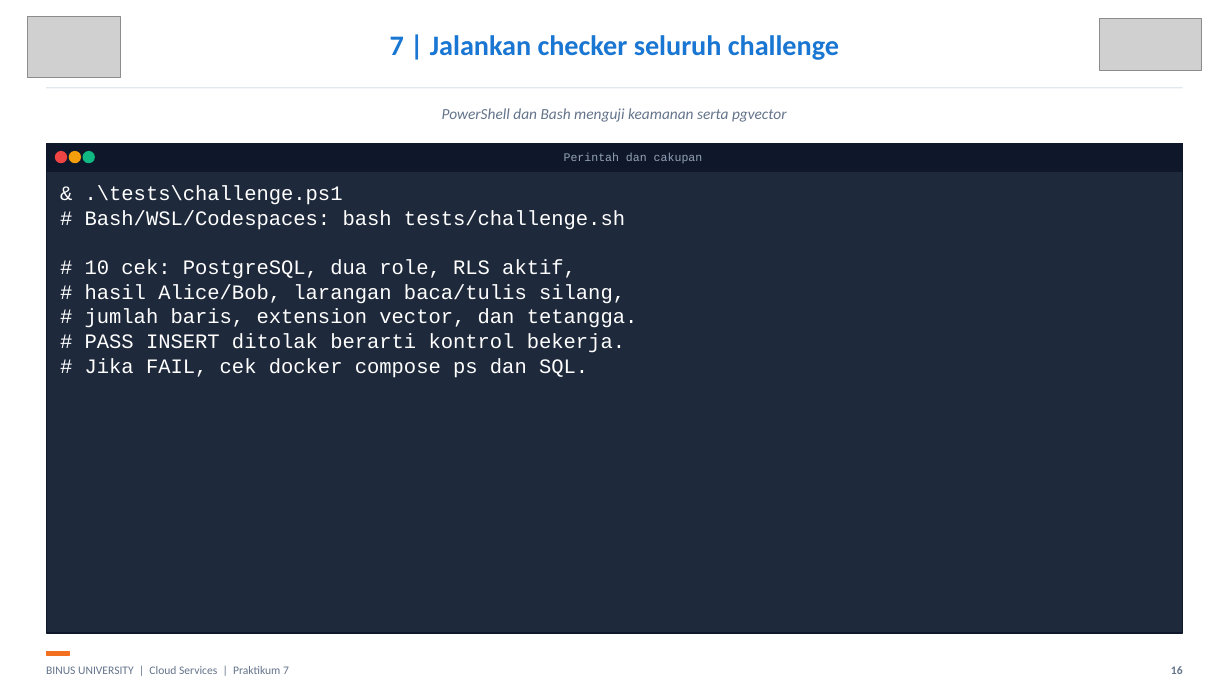
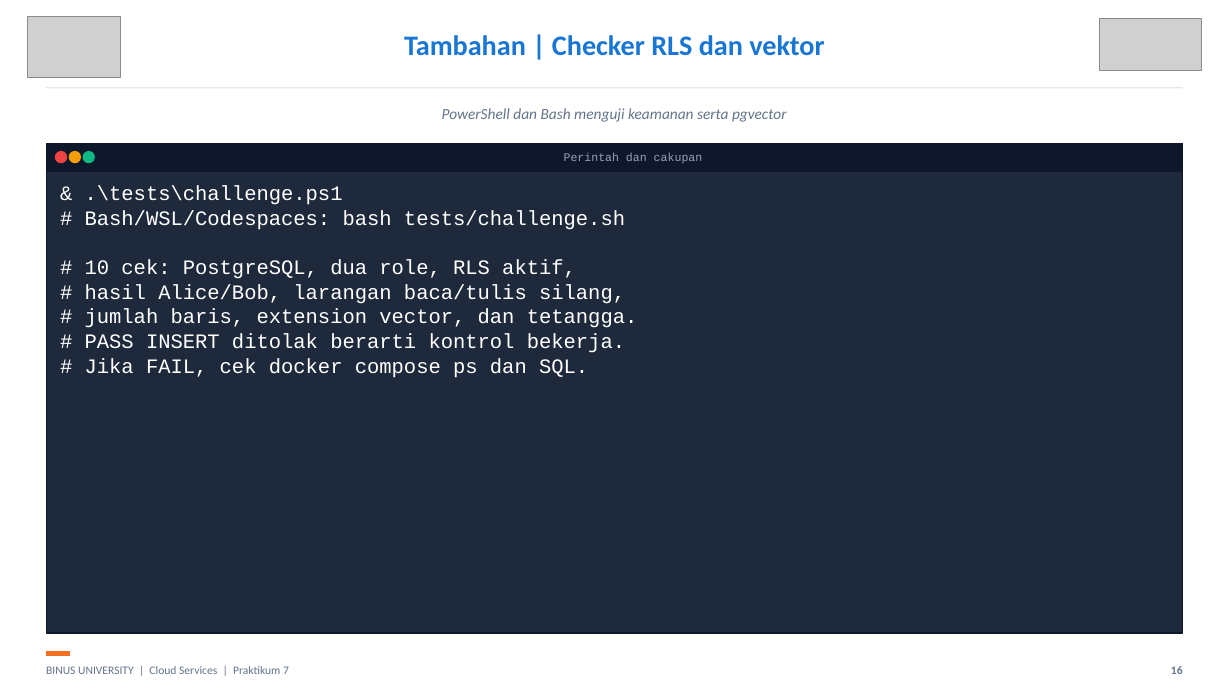
Before and after one commit to SeedFlora/meet7CloudService, a slide deck: slide 16 of slides/LAB07_RLS_pgvector_Bukti_Live.pptx. Drawn at 1232x693 pixels with LibreOffice and Linux fonts; fonts in the diff are those of the drawing; grey boxes stand for pictures. Boxes give left, top, right and bottom in pixels: in the first picture for what was removed or moved away, otherwise in the second. Text is boxed around its words. In the diff, an @@ line names an element or a change of style, - is before the commit and + after.

```diff
--- a/slides/LAB07_RLS_pgvector_Bukti_Live.pptx
+++ b/slides/LAB07_RLS_pgvector_Bukti_Live.pptx
@@ text at (404, 35, 824, 56): text changed @@
-7 | Jalankan checker seluruh challenge
+Tambahan | Checker RLS dan vektor
```
Also in this commit, not shown: 3 other slides changed, 6 other files.
